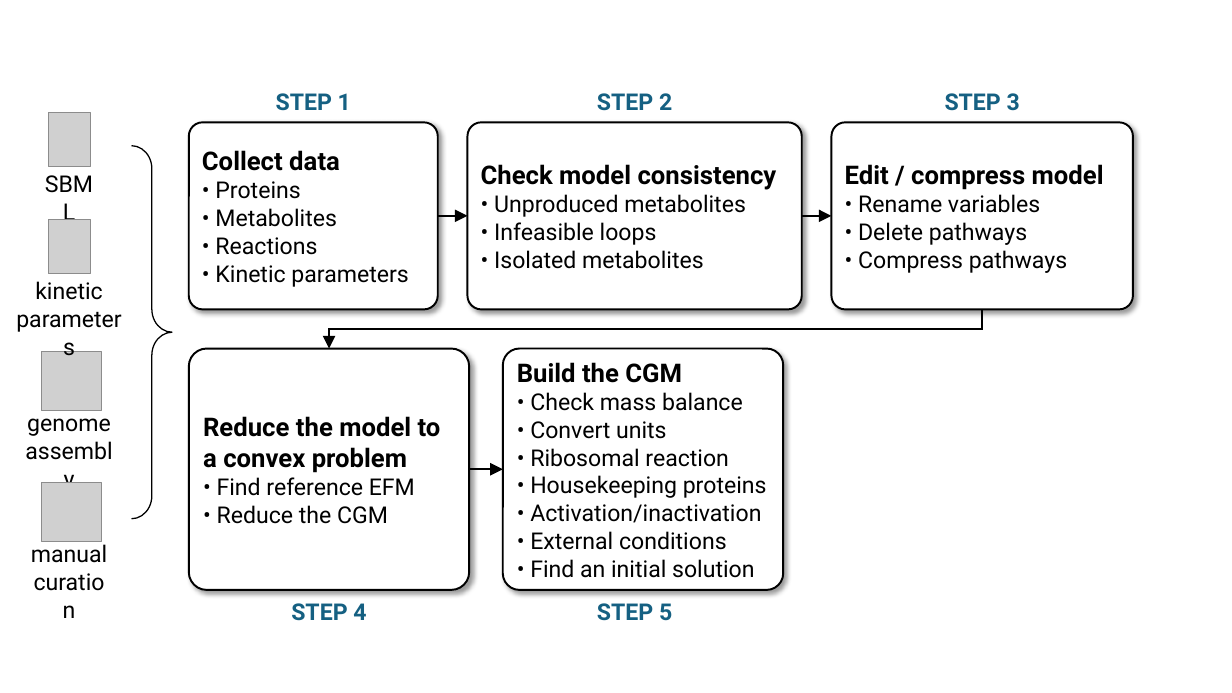
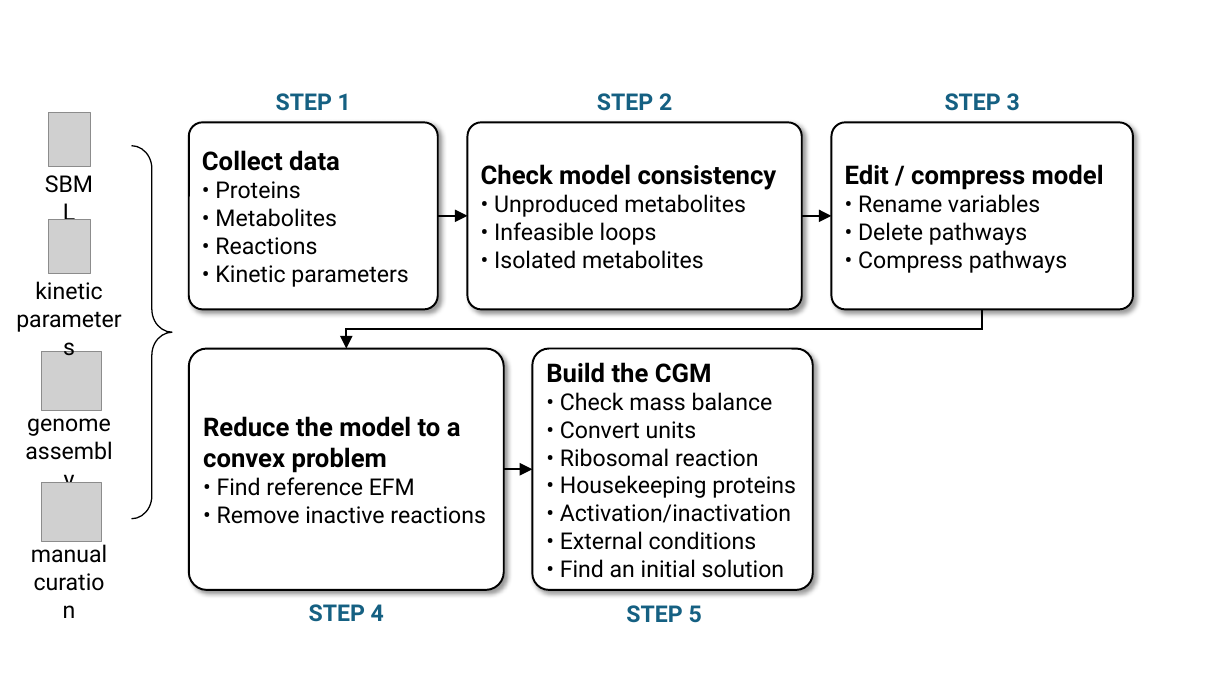
Before and after one commit to charlesrocabert/gbapy, a slide deck: slide 5 of doc/genome_scale_pipeline/genome_scale_pipeline.pptx. Drawn at 1232x693 pixels with LibreOffice and Linux fonts; fonts in the diff are those of the drawing; grey boxes stand for pictures. Boxes give left, top, right and bottom in pixels: in the first picture for what was removed or moved away, otherwise in the second. Text is boxed around its words. In the diff, an @@ line names an element or a change of style, - is before the commit and + after.

```diff
--- a/doc/genome_scale_pipeline/genome_scale_pipeline.pptx
+++ b/doc/genome_scale_pipeline/genome_scale_pipeline.pptx
@@ elbow arrow moved from (982, 310) - (329, 348) to (982, 310) - (347, 348) @@
@@ rounded rectangle "Reduce the model to a ...": place and size @@
-rounded rectangle "Reduce the model to a ..." at [189, 348, 469, 590]
+rounded rectangle "Reduce the model to a ..." at [189, 348, 504, 590]
@@ text in rounded rectangle at [217, 506, 486, 524]: text changed @@
-• Reduce the CGM
+• Remove inactive reactions
@@ text "STEP 4": place and size @@
-text "STEP 4" at [291, 603, 366, 621]
+text "STEP 4" at [309, 604, 384, 622]
@@ 1 rounded rectangle, 1 arrow, 1 text: place and size @@
-1 rounded rectangle, 1 arrow, 1 text at [470, 348, 783, 621]
+1 rounded rectangle, 1 arrow, 1 text at [499, 348, 812, 623]
```
Also in this commit, not shown: 2 other slides changed, 18 other files.
